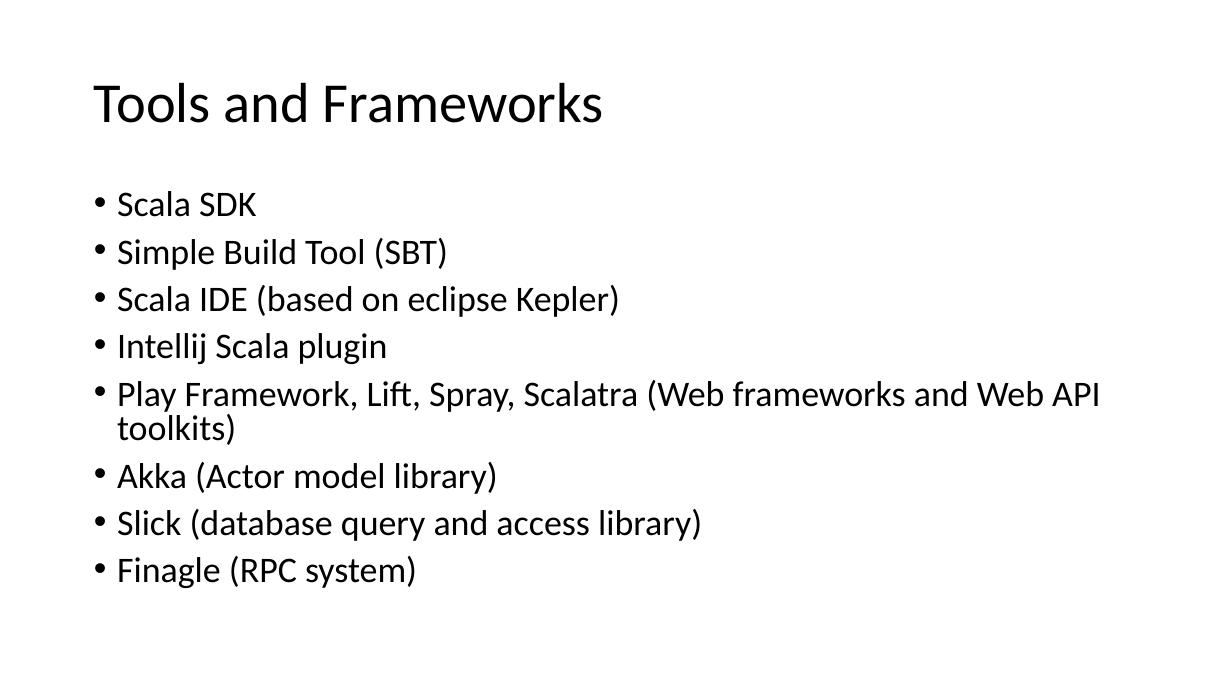
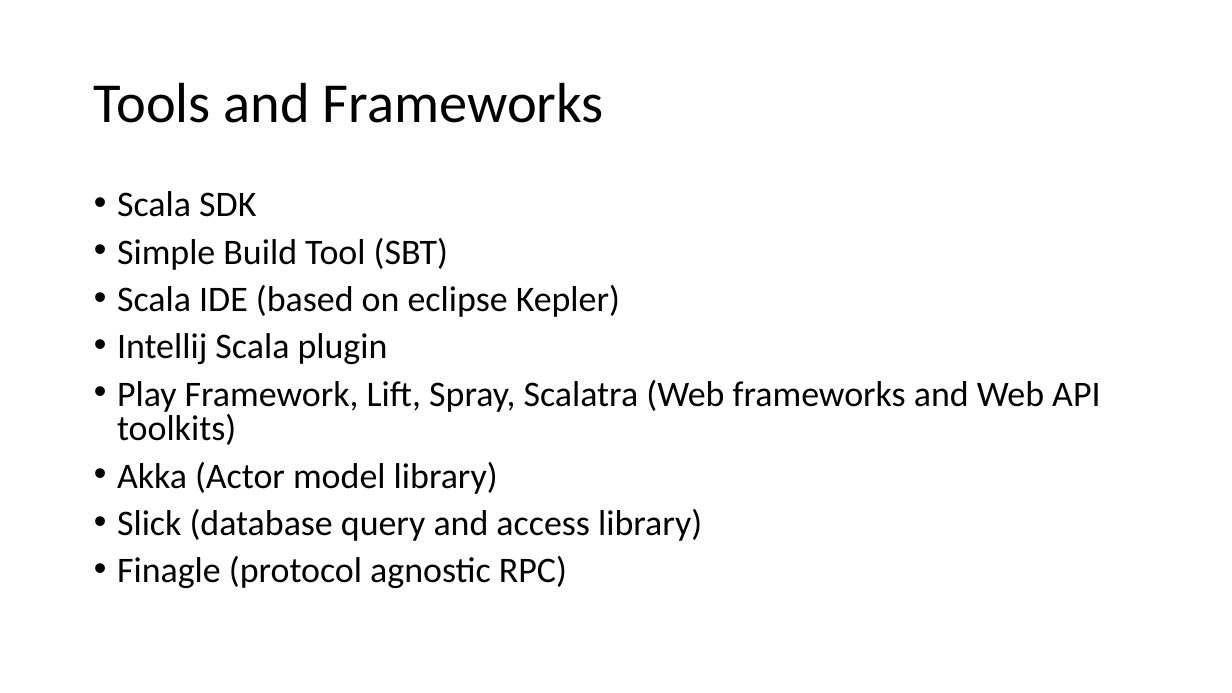
Before and after one commit to alexandrejbr/Scala.FirstSteps.Demos, a slide deck: slide 5 of Scala First Steps.pptx. Drawn at 1232x693 pixels with LibreOffice and Linux fonts; fonts in the diff are those of the drawing. Boxes give left, top, right and bottom in pixels: in the first picture for what was removed or moved away, otherwise in the second. Text is boxed around its words. In the diff, an @@ line names an element or a change of style, - is before the commit and + after.

```diff
--- a/Scala First Steps.pptx
+++ b/Scala First Steps.pptx
@@ text at <box>117,556,567,588</box>: text changed @@
-• Finagle (RPC system)
+• Finagle (protocol agnostic RPC)
```
Also in this commit, not shown: 4 other slides changed, 1 slide added.
